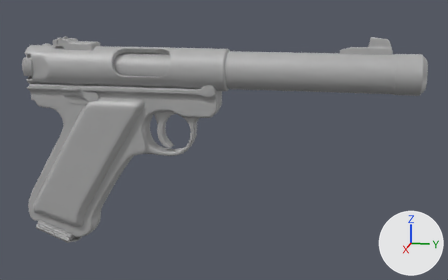
Before and after pictures for a commit that changed the Blender file Art/3D/Blender/mk4.blend.
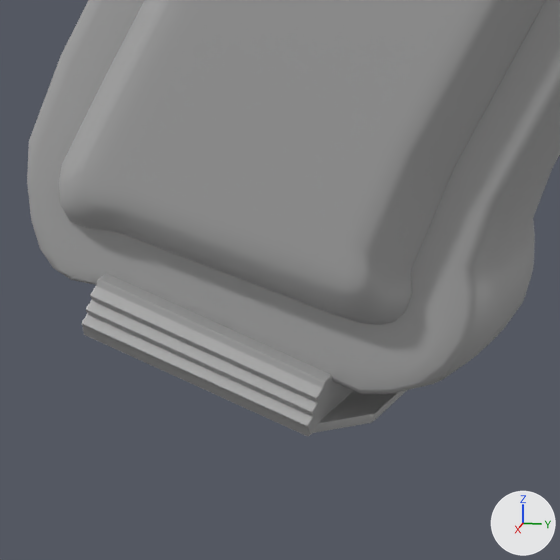
The first picture shows the older version from a 50 mm lens placed at (11.14, 2.62, 4.39), pointed at (-0.08, 0.38, 1.59). The close-ups show the older and then the newer version on the part from 5% to 23% of the width and 65% to 93% of the height of that picture. Only the edits that show in the close-ups are written down. Every picture has the same lights, and +X, +Y and +Z are marked at lower right.

Objects in the first close-up: 'ruger_mark4', 'ruger_mark4.003'.
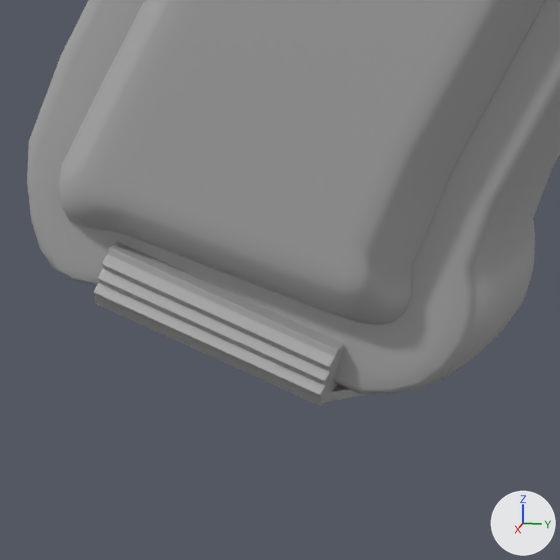
Diff of the bpy script that builds the scene:
```diff
--- a/Art/3D/Blender/mk4.blend.py
+++ b/Art/3D/Blender/mk4.blend.py
@@ me_mesh @@
 # used by ob_ruger_mark4; parent = ob_ruger_mark4_low; location = (0.000468, 1.519, -0.142); scale = (0.01, 0.01, 0.01)
-me_mesh.from_pydata(...)  # 20958 vertices, 20866 faces; spans x -39.0..39.0, y -201.0..195.0, z -35.0..379.0
+me_mesh.from_pydata(...)  # 26547 vertices, 26456 faces; spans x -39.0..39.0, y -204.0..204.0, z -379.0..379.0
+# me_mesh part 1: a new loose piece of 684 vertices spanning x -31.0..31.0, y -204.0..37.0, z 204.0..354.0, in mat_standardsurface1 (grey #aaaaaa)
+# other edits to the shape of me_mesh do not show in these pictures
 me_mesh.materials.append(mat_standardsurface1)
@@ ob_ruger_mark4_003 @@
-ob_ruger_mark4_003 = bpy.data.objects.new('ruger_mark4.003', me_mesh_003)
-ob_ruger_mark4_003.parent = ob_ruger_mark4_low
-ob_ruger_mark4_003.location = (0.000468, 1.412, -0.0238)
-ob_ruger_mark4_003.scale = (0.01, 0.01, 0.01)
```

Pixel boxes (x1, y1, x2, y2) of what changed, in the close-ups (560 x 560 px):
'ruger_mark4', reshaped
    before: (27, 0, 560, 394)
    after: (27, 0, 560, 406)
'ruger_mark4.003', deleted
    before: (82, 273, 407, 436)
part 1 of me_mesh, added
    after: (94, 242, 370, 406)
